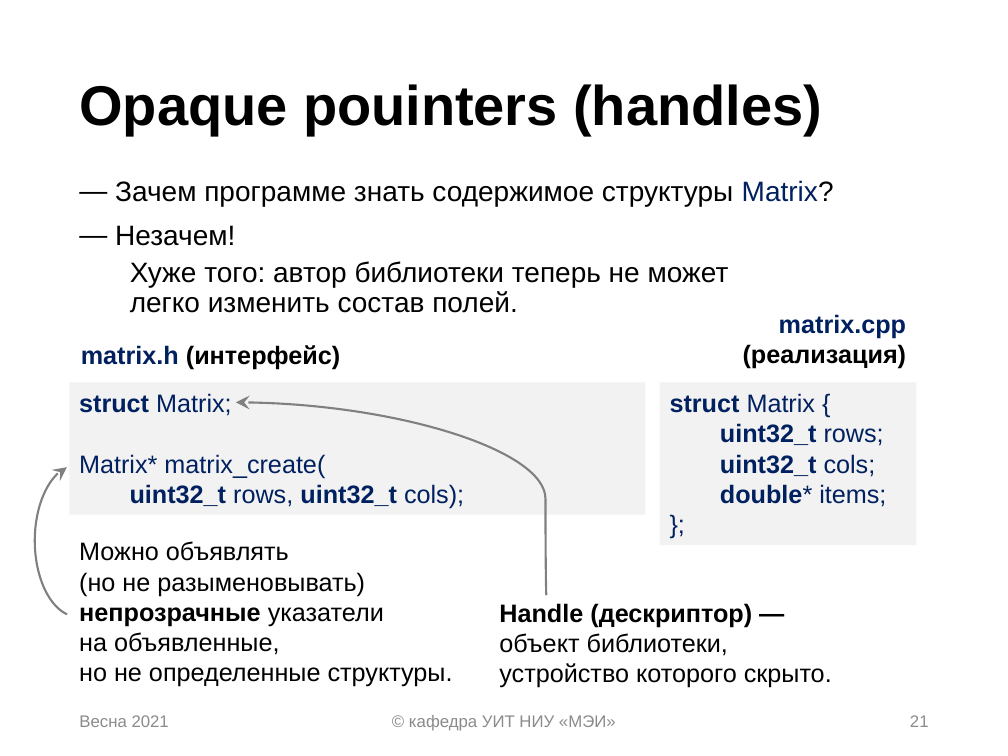
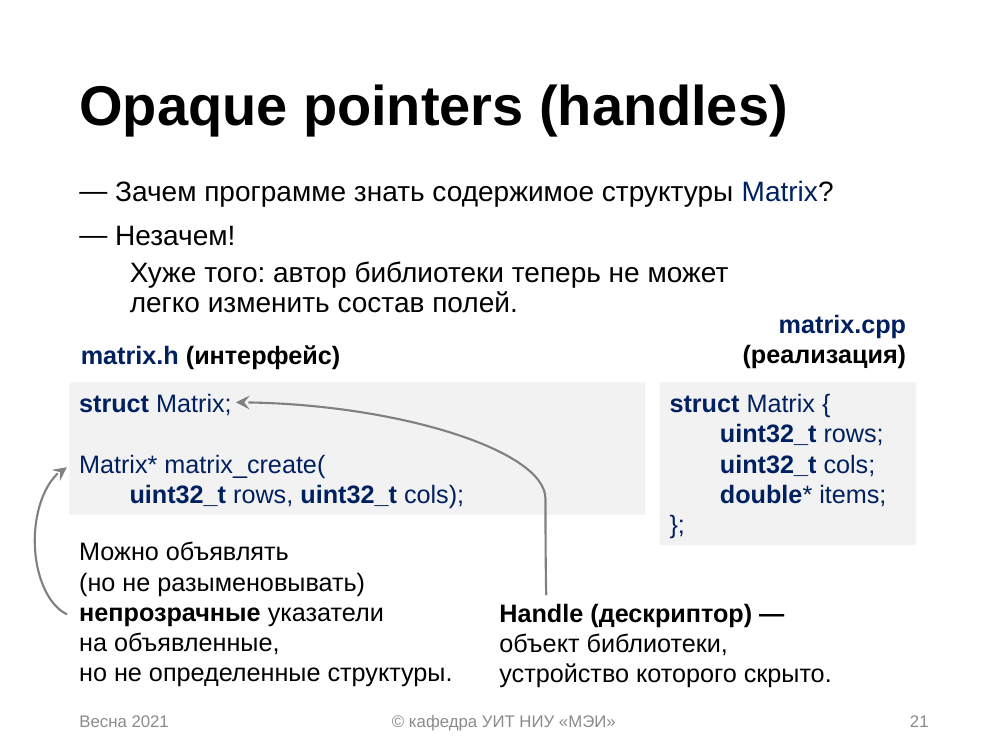
Before and after one commit to uii-mpei/cs-libs-lecture, a slide deck: slide 21 of lecture07_library.pptx. Drawn at 1008x756 pixels with LibreOffice and Linux fonts; fonts in the diff are those of the drawing. Boxes give left, top, right and bottom in pixels: in the first picture for what was removed or moved away, otherwise in the second. Text is boxed around its words. In the diff, an @@ line names an element or a change of style, - is before the commit and + after.

```diff
--- a/lecture07_library.pptx
+++ b/lecture07_library.pptx
@@ title at box(79, 84, 788, 135): text changed @@
-Opaque pouinters (handles)
+Opaque pointers (handles)
```
Also in this commit, not shown: 8 other slides changed.
